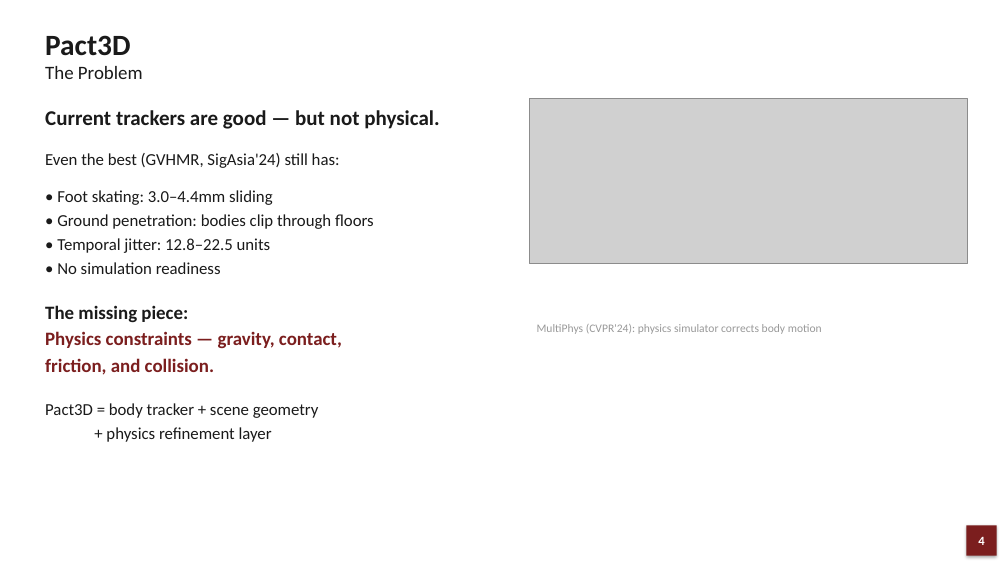
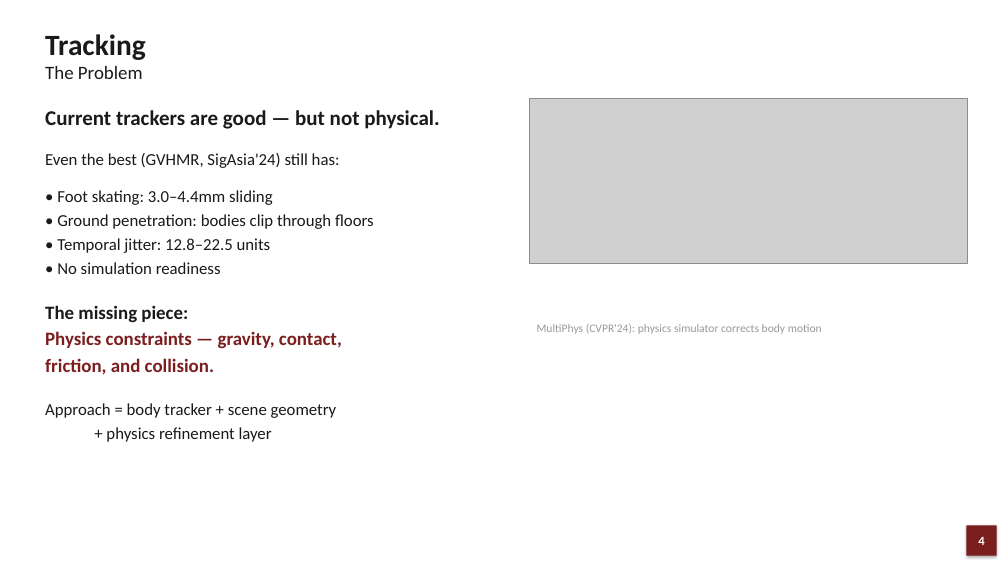
Before and after one commit to JCNTH/Pact3D, a slide deck: slide 4 of Pact3D_Presentation.pptx. Drawn at 1008x567 pixels with LibreOffice and Linux fonts; fonts in the diff are those of the drawing; grey boxes stand for pictures. Boxes give left, top, right and bottom in pixels: in the first picture for what was removed or moved away, otherwise in the second. Text is boxed around its words. In the diff, an @@ line names an element or a change of style, - is before the commit and + after.

```diff
--- a/Pact3D_Presentation.pptx
+++ b/Pact3D_Presentation.pptx
@@ text at box(45, 34, 146, 60): text changed @@
-Pact3D
+Tracking
@@ text at box(45, 403, 337, 418): text changed @@
-Pact3D = body tracker + scene geometry
+Approach = body tracker + scene geometry
```
Also in this commit, not shown: 16 other slides changed, 1 other file.
